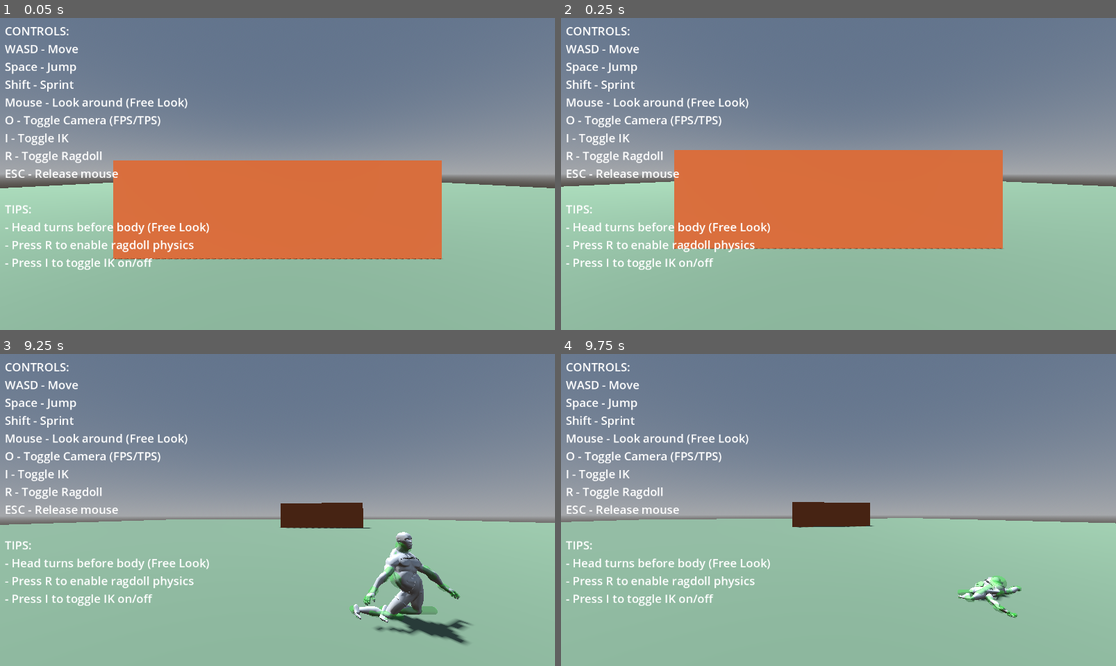
Above: before the commit, frames 1-4 (two rows, left to right).
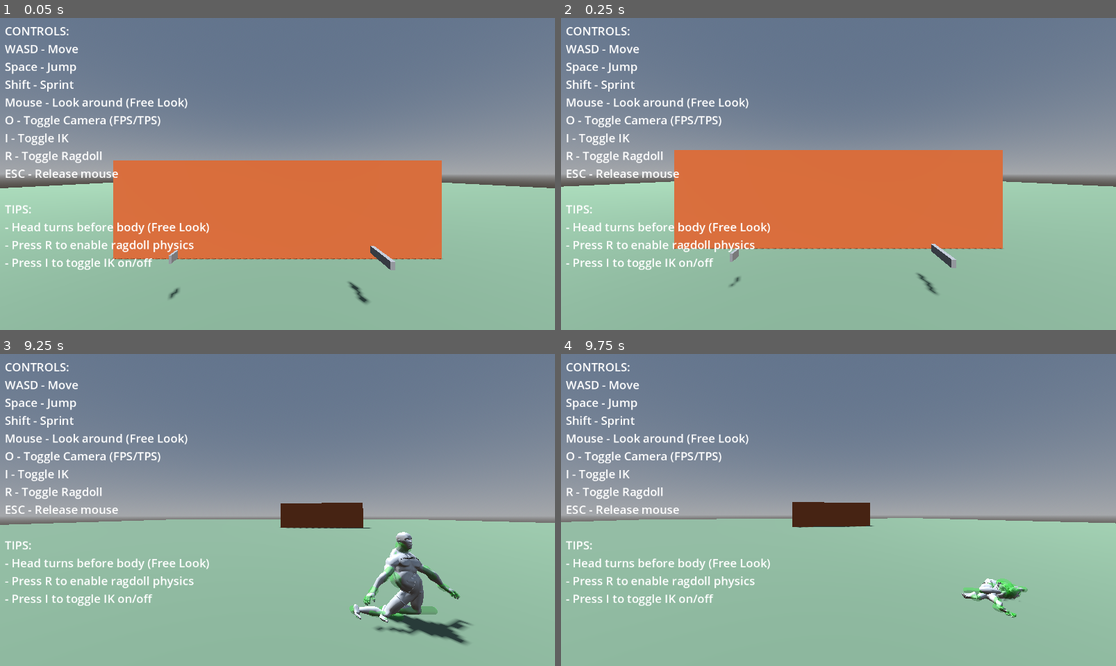
Above: after the commit, the same moments.

Repository: lmf-git/fpsikanimragdoll
Game: Godot game, scene res://world.tscn
Same seed, same stepped clock (60 frames per second), same inputs: the game is played once before the commit and once after it.
Inputs (mouse positions are in pixels of both pictures, inside the frame that each line leads up to):
- Up to frame 1 (0.05 s): no input
- Up to frame 2 (0.25 s): no input
- Up to frame 3 (9.25 s): move the mouse to (305, 510) at 0.52 s; hold Shift (sprint) 0.53-1.28 s; hold W (move_forward) 0.53-5.78 s; tap Space (jump) at 0.77, 1.52, 3.02, 3.77, 4.52, 6.02, 6.77, 7.52, 9.02 s; move the mouse to (249, 510) at 1.27 s; tap O (toggle_camera) at 1.35, 4.35, 7.35 s; move the mouse to (288, 503) at 2.02 s; hold I (toggle_ik) 2.03-2.78 s; move the mouse to (271, 516) at 2.77 s; tap R (toggle_ragdoll) at 2.85, 5.85, 8.85 s; move the mouse to (316, 513) at 3.52 s; hold Shift (sprint) 3.53-4.28 s; move the mouse to (233, 506) at 4.27 s; move the mouse to (283, 510) at 5.02 s; hold I (toggle_ik) 5.03-5.78 s; move the mouse to (255, 503) at 5.77 s; hold D (move_right) 5.78-6.53 s; tap Enter at 6.5 s; move the mouse to (305, 510) at 6.52 s; hold Shift (sprint) 6.53-7.28 s; hold W (move_forward) 6.53-8.78 s; move the mouse to (249, 510) at 7.27 s; move the mouse to (288, 503) at 8.02 s; hold I (toggle_ik) 8.03-8.78 s; move the mouse to (271, 516) at 8.77 s; hold A (move_left) from 8.78 s (still down)
- Up to frame 4 (9.75 s): move the mouse to (877, 513) at 9.52 s; release A (move_left) at 9.53 s; hold W (move_forward) from 9.53 s (still down); hold Shift (sprint) from 9.53 s (still down)

The runs differ from the first frame. In frame 1, 0.3% of the frame differs, in the area x 30-72%, y 73-92%; in frame 2, 0.3%; in frame 3, 0.1%; in frame 4, 0.7%, in the area x 71-85%, y 71-85%.

Commit message:
Add basic weapon system (pistol and rifle)
WEAPON SYSTEM:
- weapon.gd: Base weapon class with grip points and equip/unequip
- WeaponType enum: PISTOL, RIFLE
- Grip system: main_grip (right hand) and secondary_grip (left hand for rifles)
- Physics-enabled when dropped, frozen when equipped

PISTOL:
- Simple box-shaped pistol (0.05x0.15x0.2m)
- Single grip point for one-handed use
- Mass: 0.5kg
- Collision layer 4 (weapons)

RIFLE:
- Longer box-shaped rifle (0.08x0.15x0.6m)
- Two grip points: main grip (trigger) and secondary grip (foregrip)
- is_two_handed = true
- Mass: 1.5kg
- Collision layer 4 (weapons)

WORLD INTEGRATION:
- Added weapons to world scene
- Pistol at (-2, 1, -3)
- Rifle at (2, 1, -3)
- Both visible and pickupable on ground

TODO:
- Implement pickup system (E key)
- Integrate IK to position hands on grip points
- Add weapon holding/attachment logic

Diff:
--- /dev/null
+++ b/pistol.tscn
@@ -0,0 +1,28 @@
+[gd_scene load_steps=4 format=3 uid="uid://pistol001"]
+
+[ext_resource type="Script" path="res://weapon.gd" id="1"]
+
+[sub_resource type="BoxShape3D" id="BoxShape3D_pistol"]
+size = Vector3(0.05, 0.15, 0.2)
+
+[sub_resource type="BoxMesh" id="BoxMesh_pistol"]
+size = Vector3(0.05, 0.15, 0.2)
+
+[node name="Pistol" type="RigidBody3D"]
+collision_layer = 4
+collision_mask = 1
+mass = 0.5
+script = ExtResource("1")
+weapon_type = 0
+weapon_name = "Pistol"
+is_two_handed = false
+main_grip = NodePath("MainGrip")
+
+[node name="CollisionShape3D" type="CollisionShape3D" parent="."]
+shape = SubResource("BoxShape3D_pistol")
+
+[node name="MeshInstance3D" type="MeshInstance3D" parent="."]
+mesh = SubResource("BoxMesh_pistol")
+
+[node name="MainGrip" type="Node3D" parent="."]
+transform = Transform3D(1, 0, 0, 0, 1, 0, 0, 0, 1, 0, -0.05, 0)
--- /dev/null
+++ b/rifle.tscn
@@ -0,0 +1,32 @@
+[gd_scene load_steps=4 format=3 uid="uid://rifle001"]
+
+[ext_resource type="Script" path="res://weapon.gd" id="1"]
+
+[sub_resource type="BoxShape3D" id="BoxShape3D_rifle"]
+size = Vector3(0.08, 0.15, 0.6)
+
+[sub_resource type="BoxMesh" id="BoxMesh_rifle"]
+size = Vector3(0.08, 0.15, 0.6)
+
+[node name="Rifle" type="RigidBody3D"]
+collision_layer = 4
+collision_mask = 1
+mass = 1.5
+script = ExtResource("1")
+weapon_type = 1
+weapon_name = "Rifle"
+is_two_handed = true
+main_grip = NodePath("MainGrip")
+secondary_grip = NodePath("SecondaryGrip")
+
+[node name="CollisionShape3D" type="CollisionShape3D" parent="."]
+shape = SubResource("BoxShape3D_rifle")
+
+[node name="MeshInstance3D" type="MeshInstance3D" parent="."]
+mesh = SubResource("BoxMesh_rifle")
+
+[node name="MainGrip" type="Node3D" parent="."]
+transform = Transform3D(1, 0, 0, 0, 1, 0, 0, 0, 1, 0, -0.05, 0.1)
+
+[node name="SecondaryGrip" type="Node3D" parent="."]
+transform = Transform3D(1, 0, 0, 0, 1, 0, 0, 0, 1, 0, -0.05, -0.2)
--- /dev/null
+++ b/weapon.gd
@@ -0,0 +1,95 @@
+extends RigidBody3D
+class_name Weapon
+
+# Weapon types
+enum WeaponType { PISTOL, RIFLE }
+
+# Weapon properties
+@export var weapon_type: WeaponType = WeaponType.PISTOL
+@export var weapon_name: String = "Weapon"
+@export var is_two_handed: bool = false
+
+# Grip points for IK
+@export var main_grip: Node3D  # Primary grip (right hand for pistol, dominant hand for rifle)
+@export var secondary_grip: Node3D  # Secondary grip (left hand foregrip for rifle)
+
+# Pickup settings
+@export var pickup_range: float = 2.0
+@export var can_be_picked_up: bool = true
+
+# State
+var is_equipped: bool = false
+var holder: Node3D = null
+
+func _ready():
+	# Make weapon physics-enabled when not equipped
+	if not is_equipped:
+		freeze = false
+		gravity_scale = 1.0
+
+func equip(character: Node3D):
+	"""Equip this weapon to a character"""
+	if is_equipped:
+		return false
+
+	is_equipped = true
+	holder = character
+
+	# Disable physics when equipped
+	freeze = true
+	gravity_scale = 0.0
+	collision_layer = 0
+	collision_mask = 0
+
+	# Attach to character
+	if get_parent():
+		get_parent().remove_child(self)
+	character.add_child(self)
+
+	# Position weapon at character's hand
+	global_position = character.global_position
+	global_rotation = character.global_rotation
+
+	return true
+
+func unequip():
+	"""Drop/unequip this weapon"""
+	if not is_equipped:
+		return
+
+	is_equipped = false
+	var old_holder = holder
+	holder = null
+
+	# Re-enable physics
+	freeze = false
+	gravity_scale = 1.0
+	collision_layer = 1
+	collision_mask = 1
+
+	# Detach from character and add to world
+	if get_parent():
+		var world_pos = global_position
+		var world_rot = global_rotation
+		get_parent().remove_child(self)
+
+		# Add to world root
+		old_holder.get_tree().root.add_child(self)
+		global_position = world_pos
+		global_rotation = world_rot
+
+func get_grip_position(grip_type: String) -> Vector3:
+	"""Get the global position of a grip point"""
+	if grip_type == "main" and main_grip:
+		return main_grip.global_position
+	elif grip_type == "secondary" and secondary_grip:
+		return secondary_grip.global_position
+	return global_position
+
+func get_grip_rotation(grip_type: String) -> Basis:
+	"""Get the global rotation of a grip point"""
+	if grip_type == "main" and main_grip:
+		return main_grip.global_transform.basis
+	elif grip_type == "secondary" and secondary_grip:
+		return secondary_grip.global_transform.basis
+	return global_transform.basis
--- a/world.tscn
+++ b/world.tscn
@@ -1,6 +1,8 @@
-[gd_scene load_steps=6 format=3 uid="uid://world001"]
+[gd_scene load_steps=8 format=3 uid="uid://world001"]
 
 [ext_resource type="PackedScene" uid="uid://character001" path="res://character.tscn" id="1"]
+[ext_resource type="PackedScene" uid="uid://pistol001" path="res://pistol.tscn" id="2"]
+[ext_resource type="PackedScene" uid="uid://rifle001" path="res://rifle.tscn" id="3"]
 
 [sub_resource type="LabelSettings" id="LabelSettings_1"]
 font_size = 24
@@ -104,6 +106,14 @@
 mesh = SubResource("BoxMesh_box")
 surface_material_override/0 = SubResource("Material_box")
 
+[node name="Weapons" type="Node3D" parent="."]
+
+[node name="Pistol" parent="Weapons" instance=ExtResource("2")]
+transform = Transform3D(1, 0, 0, 0, 1, 0, 0, 0, 1, -2, 1, -3)
+
+[node name="Rifle" parent="Weapons" instance=ExtResource("3")]
+transform = Transform3D(1, 0, 0, 0, 1, 0, 0, 0, 1, 2, 1, -3)
+
 [node name="UI" type="CanvasLayer" parent="."]
 
 [node name="HelpLabel" type="Label" parent="UI"]
